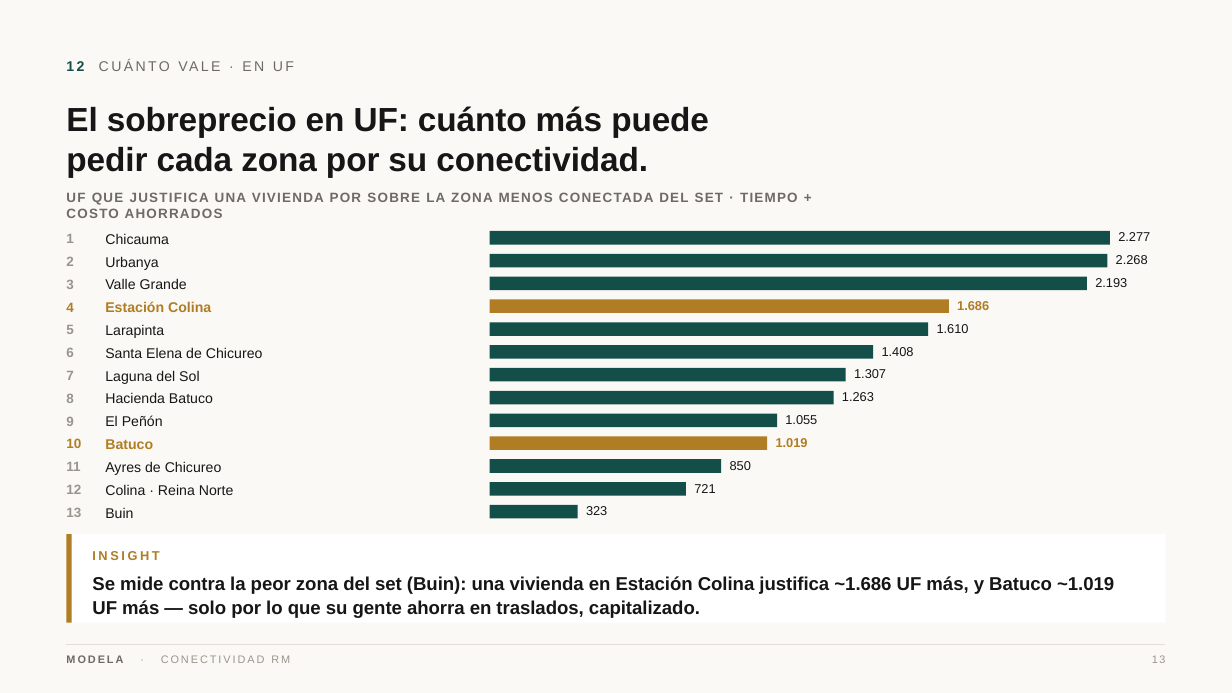
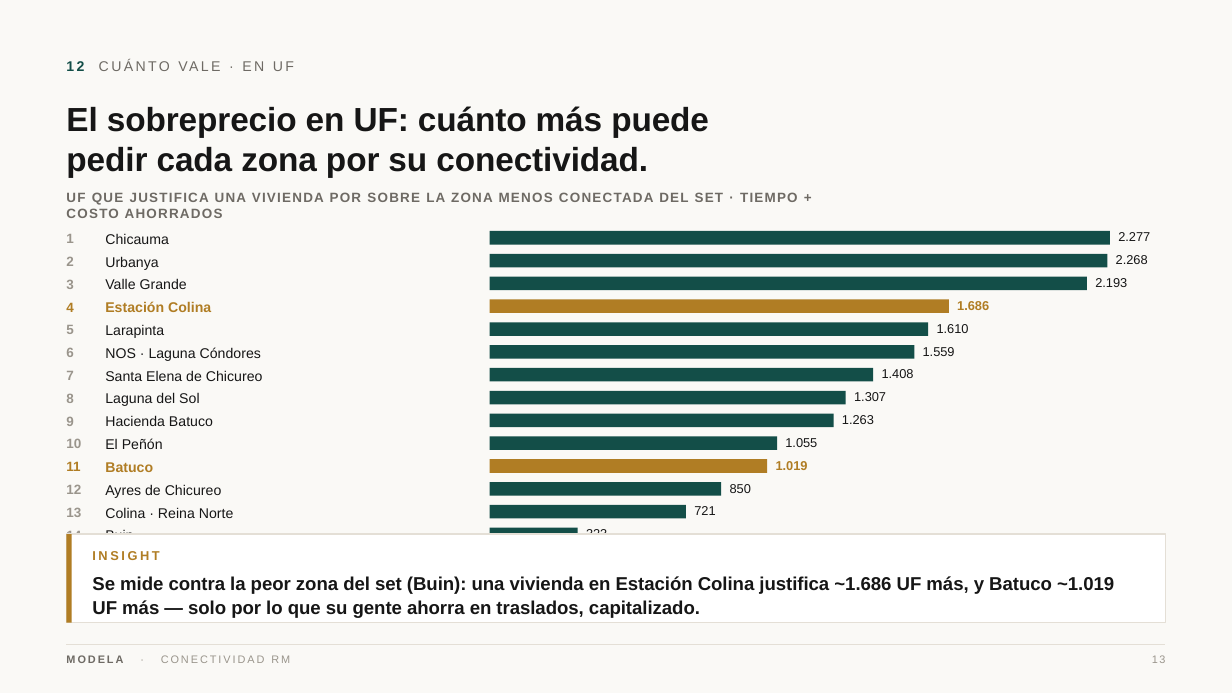
Before and after one commit to modela-simulador/modela-simulador, a slide deck: slide 13 of public/conectividad/Conectividad-Modela.pptx. Drawn at 1232x693 pixels with LibreOffice and Linux fonts; fonts in the diff are those of the drawing. Boxes give left, top, right and bottom in pixels: in the first picture for what was removed or moved away, otherwise in the second. Text is boxed around its words. In the diff, an @@ line names an element or a change of style, - is before the commit and + after.

```diff
--- a/public/conectividad/Conectividad-Modela.pptx
+++ b/public/conectividad/Conectividad-Modela.pptx
@@ text added at (105, 347, 261, 361), 11 pt, text #161616 @@
+NOS · Laguna Cóndores
@@ rectangle: place and size @@
-rectangle at (490, 345, 873, 359)
+rectangle at (490, 345, 915, 359)
@@ text at (923, 347, 955, 356): text changed @@
-1.408
+1.559
@@ rectangle: place and size @@
-rectangle at (490, 368, 846, 382)
+rectangle at (490, 368, 873, 382)
@@ text at (882, 369, 914, 378): text changed @@
-1.307
+1.408
@@ rectangle: place and size @@
-rectangle at (490, 391, 834, 405)
+rectangle at (490, 391, 846, 405)
@@ rectangle: place and size @@
-rectangle at (490, 414, 777, 428)
+rectangle at (490, 414, 834, 428)
@@ text at (842, 415, 874, 424): text changed @@
-1.055
+1.263
@@ text at (854, 392, 886, 401): text changed @@
-1.263
+1.307
@@ text "10" at (66, 439, 81, 448): text colour #B07D24 to #9A958C @@
@@ rectangle: place and size @@
-rectangle at (490, 436, 767, 450)
+rectangle at (490, 436, 777, 450)
@@ rectangle at (490, 436, 777, 450): fill #B07D24 to #134E48 @@
@@ text at (785, 438, 817, 447): text changed; text colour #B07D24 to #161616; bold off @@
-1.019
+1.055
@@ text "11" at (66, 461, 80, 471): text colour #9A958C to #B07D24 @@
@@ rectangle: place and size @@
-rectangle at (490, 459, 722, 473)
+rectangle at (490, 459, 767, 473)
@@ rectangle at (490, 459, 767, 473): fill #134E48 to #B07D24 @@
@@ text added at (776, 461, 808, 470), 10 pt, text #B07D24, bold @@
+1.019
@@ rectangle: place and size @@
-rectangle at (490, 482, 686, 496)
+rectangle at (490, 482, 722, 496)
@@ rectangle: place and size @@
-rectangle at (490, 505, 578, 518)
+rectangle at (490, 505, 686, 518)
@@ 4 texts: place and size @@
-4 texts at (105, 347, 715, 495)
+4 texts at (105, 370, 715, 518)
@@ text added at (66, 531, 81, 543), 10.5 pt, text #9A958C, bold @@
+14
@@ rectangle at (67, 534, 1165, 623): outline none to #E4DFD6 1 pt @@
@@ 7 texts: place and size @@
-7 texts at (105, 370, 751, 518)
+7 texts at (105, 392, 751, 535)
@@ rectangle added at (490, 528, 578, 542), fill #134E48 @@
```
Also in this commit, not shown: 18 other slides changed, 42 other files.
